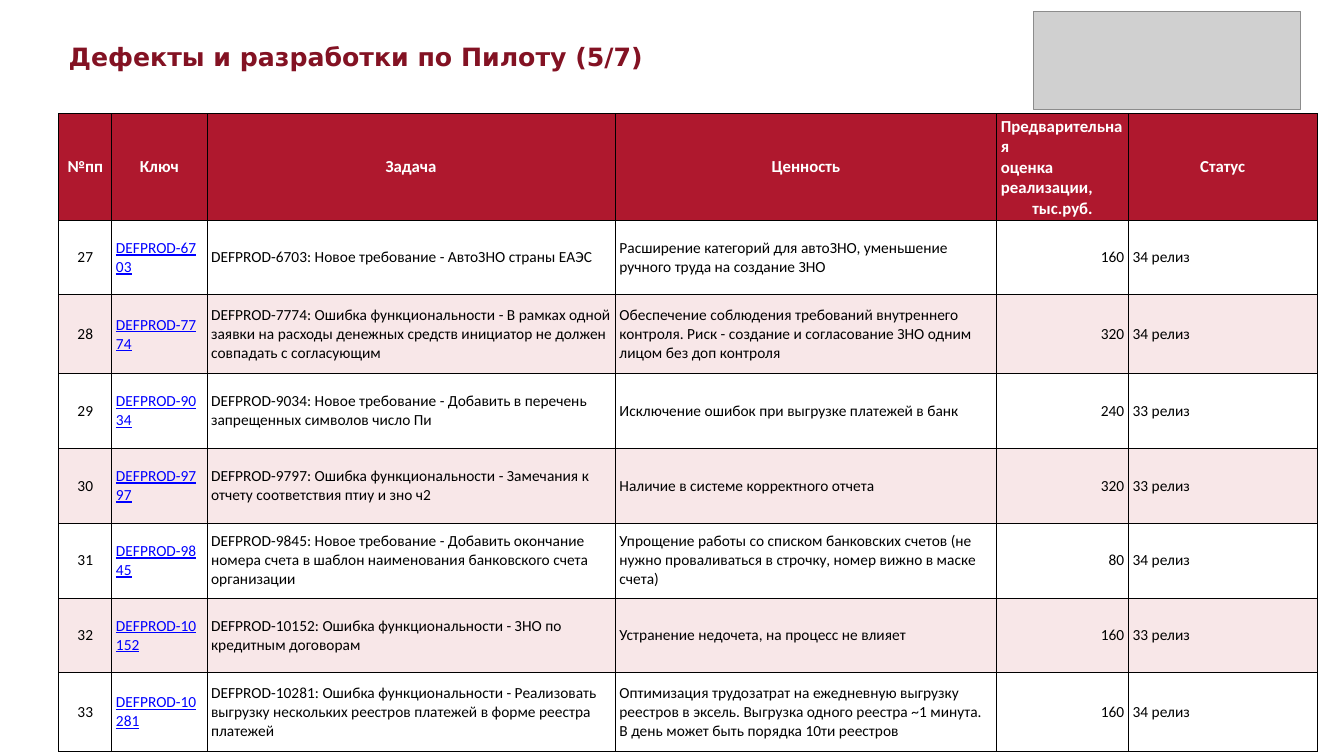
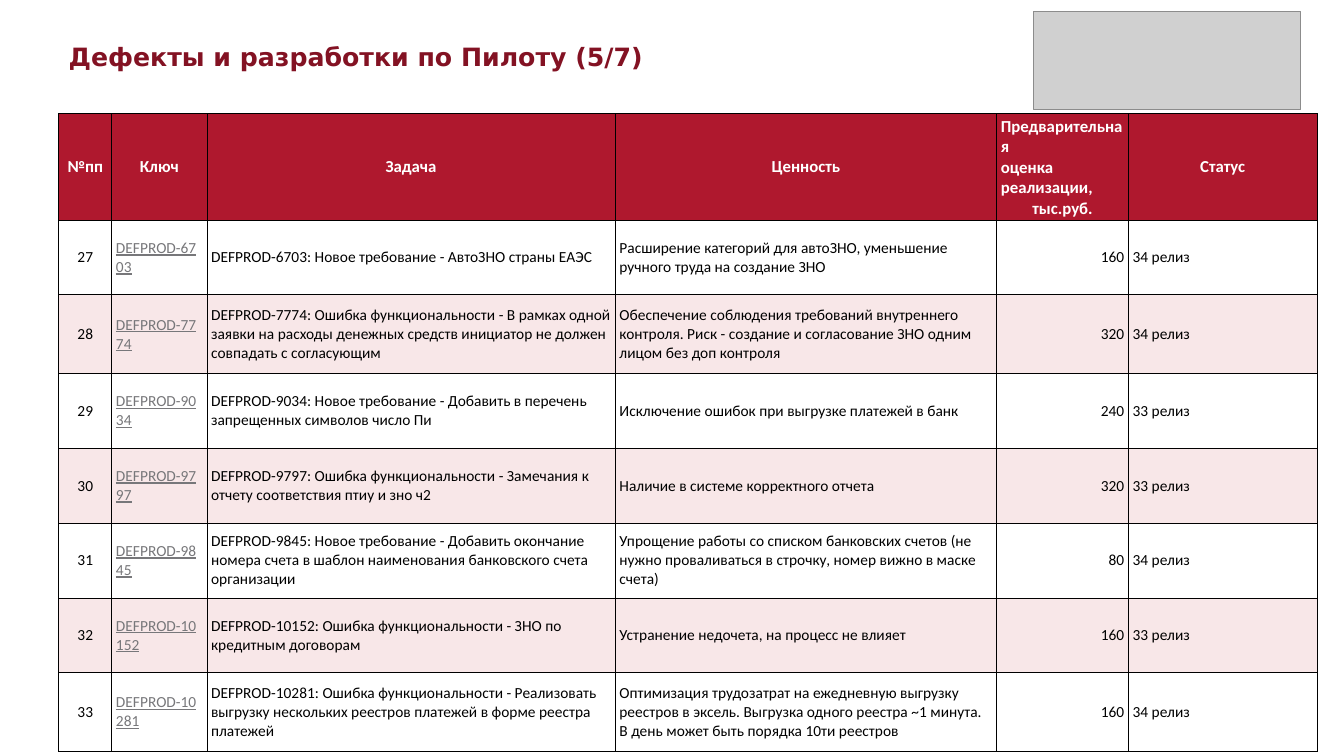
Before and after one commit to sokrat-in-me/pptx, a slide deck: slide 5 of Дефекты_и_разработки_по_Пилоту.pptx. Drawn at 1344x756 pixels with LibreOffice and Linux fonts; fonts in the diff are those of the drawing; grey boxes stand for pictures. Boxes give left, top, right and bottom in pixels: in the first picture for what was removed or moved away, otherwise in the second. Text is boxed around its words. In the diff, an @@ line names an element or a change of style, - is before the commit and + after.

```diff
--- a/Дефекты_и_разработки_по_Пилоту.pptx
+++ b/Дефекты_и_разработки_по_Пилоту.pptx
@@ table at bbox=[58, 114, 1318, 743] @@
@@ text colour #0000FF to #77777A in "DEFPROD-6703", "DEFPROD-7774", "DEFPROD-9034", "DEFPROD-9797" and 3 more places @@
```
Also in this commit, not shown: 6 other slides changed, 1 other file.
